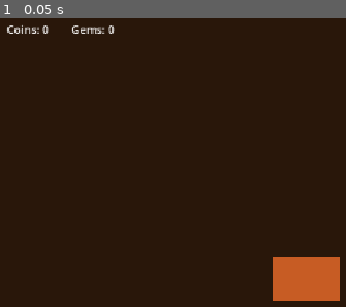
Above: before the commit, frame 1.
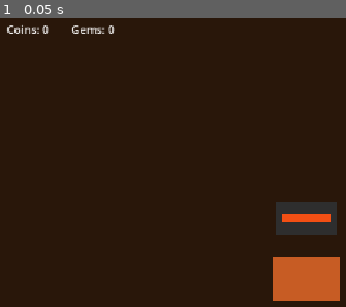
Above: after the commit, the same moment.

Repository: pyto159/ShawarmaEmpire
Game: Godot game, scene res://Scenes/Main.tscn
Same seed, same stepped clock (60 frames per second), same inputs: the game is played once before the commit and once after it.
Inputs:
- Up to frame 1 (0.05 s): no input

The runs differ from the first frame. In frame 1, 2.0% of the frame differs, in the area x 79-98%, y 63-76%.

Commit message:
Add cooking station

Diff:
--- /dev/null
+++ b/shawarma-empire/Scenes/Cooking/CookingStation.tscn
@@ -0,0 +1,20 @@
+[gd_scene load_steps=2 format=3 uid="uid://cookingstation"]
+
+[ext_resource type="Script" path="res://Scripts/Cooking/CookingStation.gd" id="1_cooking_station"]
+
+[node name="CookingStation" type="Node2D"]
+script = ExtResource("1_cooking_station")
+
+[node name="GrillBase" type="ColorRect" parent="."]
+offset_left = -44.0
+offset_top = -24.0
+offset_right = 44.0
+offset_bottom = 24.0
+color = Color(0.18, 0.18, 0.18, 1)
+
+[node name="HeatStrip" type="ColorRect" parent="."]
+offset_left = -36.0
+offset_top = -6.0
+offset_right = 36.0
+offset_bottom = 6.0
+color = Color(0.95, 0.31, 0.08, 1)
--- a/shawarma-empire/Scenes/Main.tscn
+++ b/shawarma-empire/Scenes/Main.tscn
@@ -1,10 +1,11 @@
-[gd_scene load_steps=6 format=3 uid="uid://main"]
+[gd_scene load_steps=7 format=3 uid="uid://main"]
 
 [ext_resource type="Script" path="res://Scenes/Main.gd" id="1_main"]
 [ext_resource type="PackedScene" path="res://UI/CurrencyDisplay.tscn" id="2_currency"]
 [ext_resource type="Script" path="res://Scripts/Queue/QueueSystem.gd" id="3_queue_system"]
 [ext_resource type="Script" path="res://Scripts/Queue/QueuePoint2D.gd" id="4_queue_point"]
 [ext_resource type="Script" path="res://Scripts/Stand/ShawarmaStand.gd" id="5_stand"]
+[ext_resource type="PackedScene" path="res://Scenes/Cooking/CookingStation.tscn" id="6_cooking_station"]
 
 [node name="Main" type="Control"]
 layout_mode = 3
@@ -60,3 +61,6 @@
 offset_right = 48.0
 offset_bottom = 32.0
 color = Color(0.78, 0.36, 0.14, 1)
+
+[node name="CookingStation" parent="World" instance=ExtResource("6_cooking_station")]
+position = Vector2(96, -88)
--- /dev/null
+++ b/shawarma-empire/Scripts/Cooking/CookingStation.gd
@@ -0,0 +1,99 @@
+extends Node2D
+class_name CookingStation
+
+signal cooking_started(order: Order)
+signal cooking_progress_changed(order: Order, remaining_seconds: float, progress: float)
+signal cooking_completed(order: Order)
+signal cooking_cancelled(order: Order)
+
+const DEFAULT_COOKING_SPEED_MULTIPLIER: float = 1.0
+const MINIMUM_COOKING_SPEED_MULTIPLIER: float = 0.01
+const DEFAULT_PREPARATION_SECONDS: float = 0.0
+const COMPLETE_PROGRESS: float = 1.0
+const EMPTY_PROGRESS: float = 0.0
+
+@export var auto_process_order: bool = true
+@export var cooking_speed_multiplier: float = DEFAULT_COOKING_SPEED_MULTIPLIER
+
+var current_order: Order
+var remaining_seconds: float = DEFAULT_PREPARATION_SECONDS
+var total_seconds: float = DEFAULT_PREPARATION_SECONDS
+
+
+func _process(delta: float) -> void:
+	if not auto_process_order or current_order == null:
+		return
+
+	advance_cooking(delta)
+
+
+func can_start_order(order: Order) -> bool:
+	return current_order == null and order != null and not order.is_completed
+
+
+func start_order(order: Order) -> bool:
+	if not can_start_order(order):
+		return false
+
+	current_order = order
+	total_seconds = max(order.preparation_time, DEFAULT_PREPARATION_SECONDS)
+	remaining_seconds = total_seconds
+	cooking_started.emit(current_order)
+	_emit_progress_changed()
+
+	if is_zero_approx(total_seconds):
+		_complete_current_order()
+
+	return true
+
+
+func advance_cooking(delta: float) -> void:
+	if current_order == null:
+		return
+
+	var safe_speed_multiplier: float = max(cooking_speed_multiplier, MINIMUM_COOKING_SPEED_MULTIPLIER)
+	remaining_seconds = max(remaining_seconds - (delta * safe_speed_multiplier), DEFAULT_PREPARATION_SECONDS)
+	_emit_progress_changed()
+
+	if is_zero_approx(remaining_seconds):
+		_complete_current_order()
+
+
+func cancel_order() -> void:
+	if current_order == null:
+		return
+
+	var cancelled_order: Order = current_order
+	_clear_current_order()
+	cooking_cancelled.emit(cancelled_order)
+
+
+func get_progress() -> float:
+	if current_order == null:
+		return EMPTY_PROGRESS
+
+	if is_zero_approx(total_seconds):
+		return COMPLETE_PROGRESS
+
+	return clampf((total_seconds - remaining_seconds) / total_seconds, EMPTY_PROGRESS, COMPLETE_PROGRESS)
+
+
+func is_cooking() -> bool:
+	return current_order != null
+
+
+func _complete_current_order() -> void:
+	var completed_order: Order = current_order
+	_clear_current_order()
+	completed_order.complete()
+	cooking_completed.emit(completed_order)
+
+
+func _clear_current_order() -> void:
+	current_order = null
+	remaining_seconds = DEFAULT_PREPARATION_SECONDS
+	total_seconds = DEFAULT_PREPARATION_SECONDS
+
+
+func _emit_progress_changed() -> void:
+	cooking_progress_changed.emit(current_order, remaining_seconds, get_progress())
Not shown, changed: Docs/TECHNICAL.md
